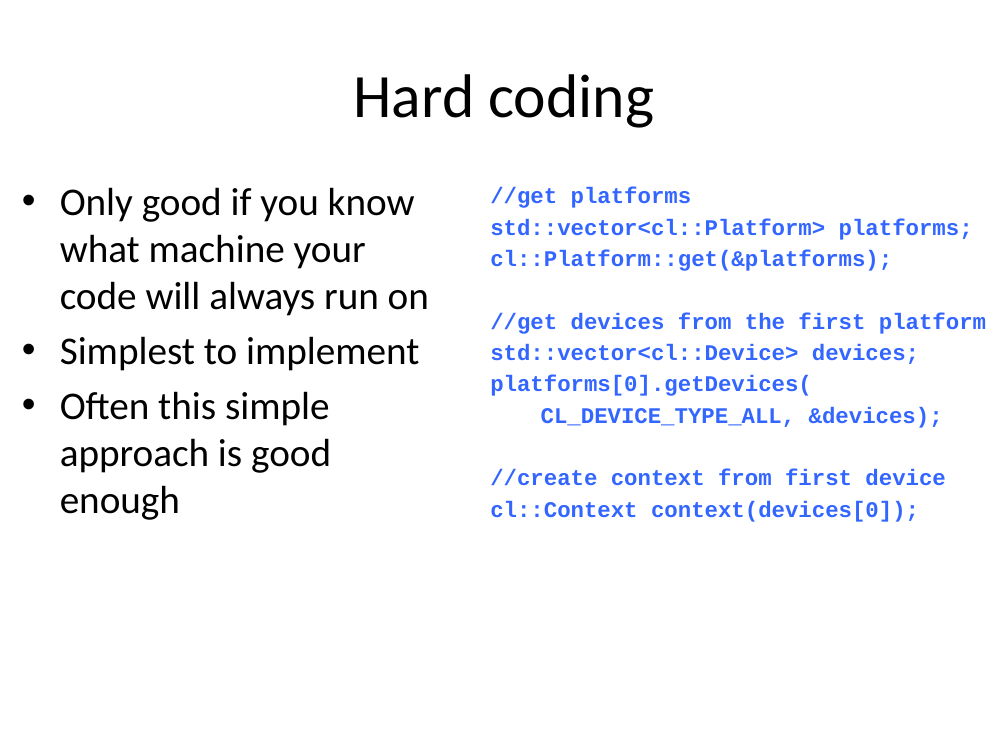
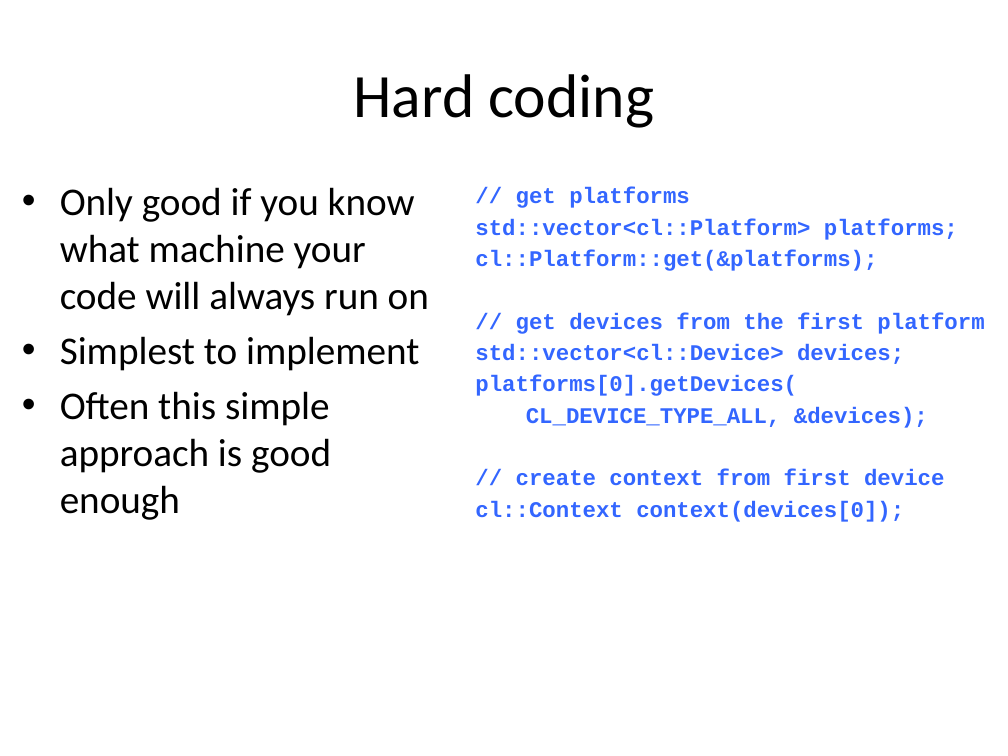
Before and after one commit to UoB-HPC/opencl-training-code, a slide deck: slide 3 of slides/advanced_part1.pptx. Drawn at 1008x756 pixels with LibreOffice and Linux fonts; fonts in the diff are those of the drawing. Boxes give left, top, right and bottom in pixels: in the first picture for what was removed or moved away, otherwise in the second. Text is boxed around its words. In the diff, an @@ line names an element or a change of style, - is before the commit and + after.

```diff
--- a/slides/advanced_part1.pptx
+++ b/slides/advanced_part1.pptx
@@ text "// get platforms": place and size @@
-text "// get platforms" at (490,187,986,522)
+text "// get platforms" at (475,187,984,522)
@@ text at (516,187,690,208): spaces changed @@
-//get platforms
+// get platforms
@@ text at (516,313,984,334): spaces changed @@
-//get devices from the first platform
+// get devices from the first platform
@@ text at (516,469,944,486): spaces changed @@
-//create context from first device
+// create context from first device
```
Also in this commit, not shown: 13 other slides changed.
